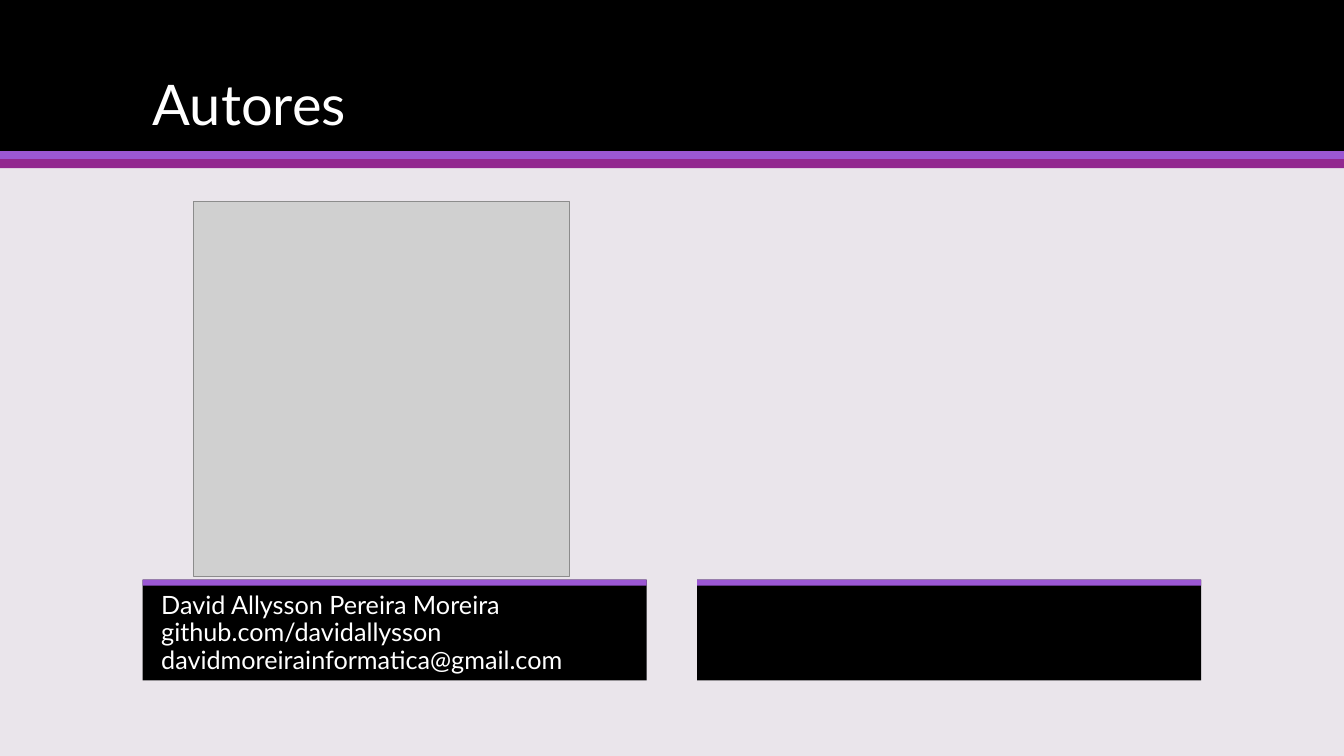
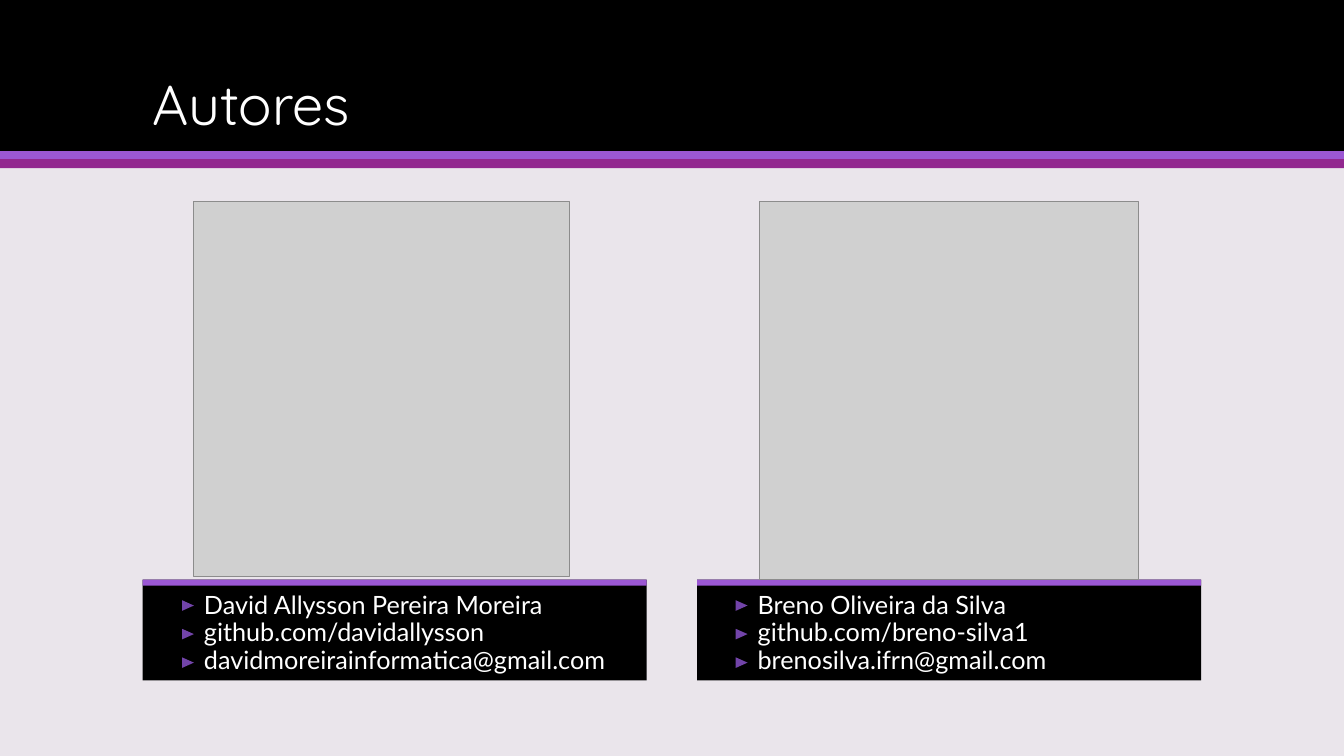
Before and after one commit to davidallysson/minicurso-bootstrap, a slide deck: slide 2 of Desenvolvendo Sites Responsivos com Bootstrap 4.pptx. Drawn at 1344x756 pixels with LibreOffice and Linux fonts; fonts in the diff are those of the drawing; grey boxes stand for pictures. Boxes give left, top, right and bottom in pixels: in the first picture for what was removed or moved away, otherwise in the second. Text is boxed around its words. In the diff, an @@ line names an element or a change of style, - is before the commit and + after.

```diff
--- a/Desenvolvendo Sites Responsivos com Bootstrap 4.pptx
+++ b/Desenvolvendo Sites Responsivos com Bootstrap 4.pptx
@@ title "Autores" at [153, 85, 350, 126]: font Lato to Quicksand @@
@@ picture added at [760, 202, 1139, 580] @@
@@ text "David Allysson Pereira Moreira": place and size @@
-text "David Allysson Pereira Moreira" at [161, 595, 562, 673]
+text "David Allysson Pereira Moreira" at [204, 595, 605, 673]
@@ text added at [758, 595, 1047, 673], 18 pt, text #FFFFFF @@
+Breno Oliveira da Silva
+github.com/breno-silva1
+brenosilva.ifrn@gmail.com
@@ triangle added at [182, 600, 194, 612], fill #7244A9 @@
@@ triangle added at [182, 629, 194, 640], fill #7244A9 @@
@@ triangle added at [737, 600, 749, 612], fill #7244A9 @@
@@ triangle added at [737, 629, 749, 640], fill #7244A9 @@
@@ triangle added at [182, 657, 194, 668], fill #7244A9 @@
@@ triangle added at [737, 657, 749, 668], fill #7244A9 @@
```
Also in this commit, not shown: 7 other slides changed, 1 slide added.
